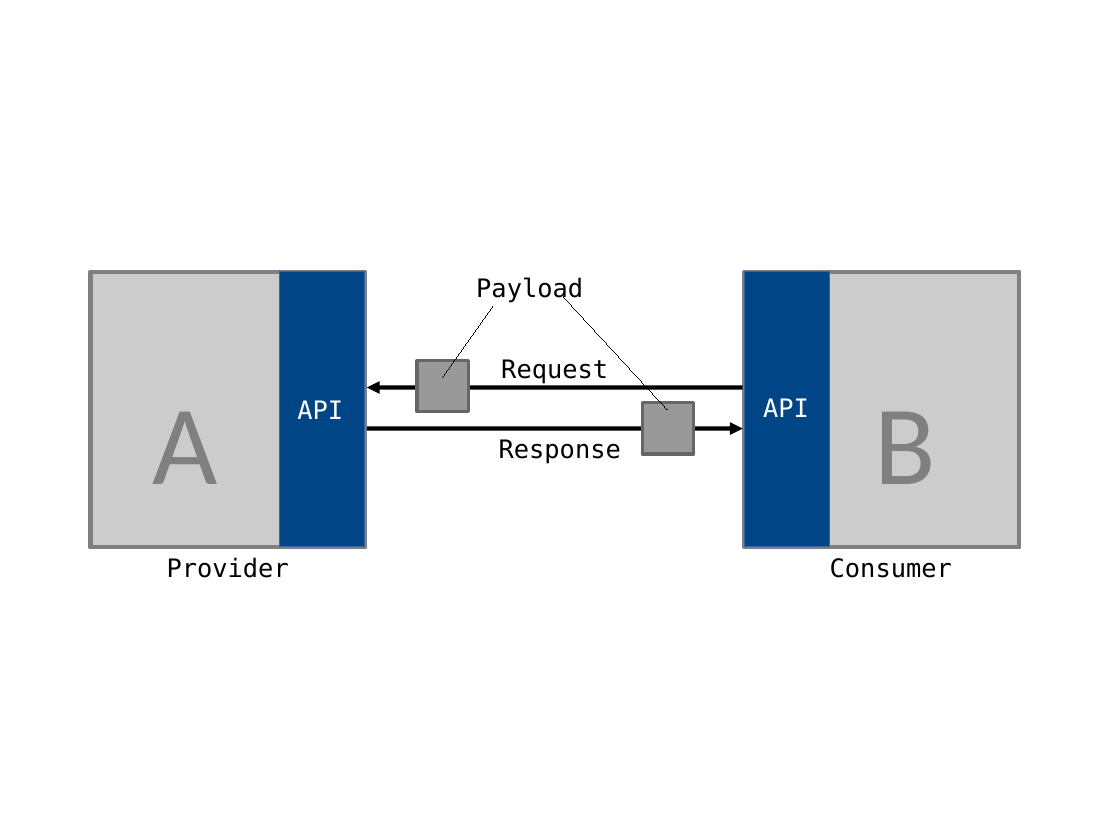
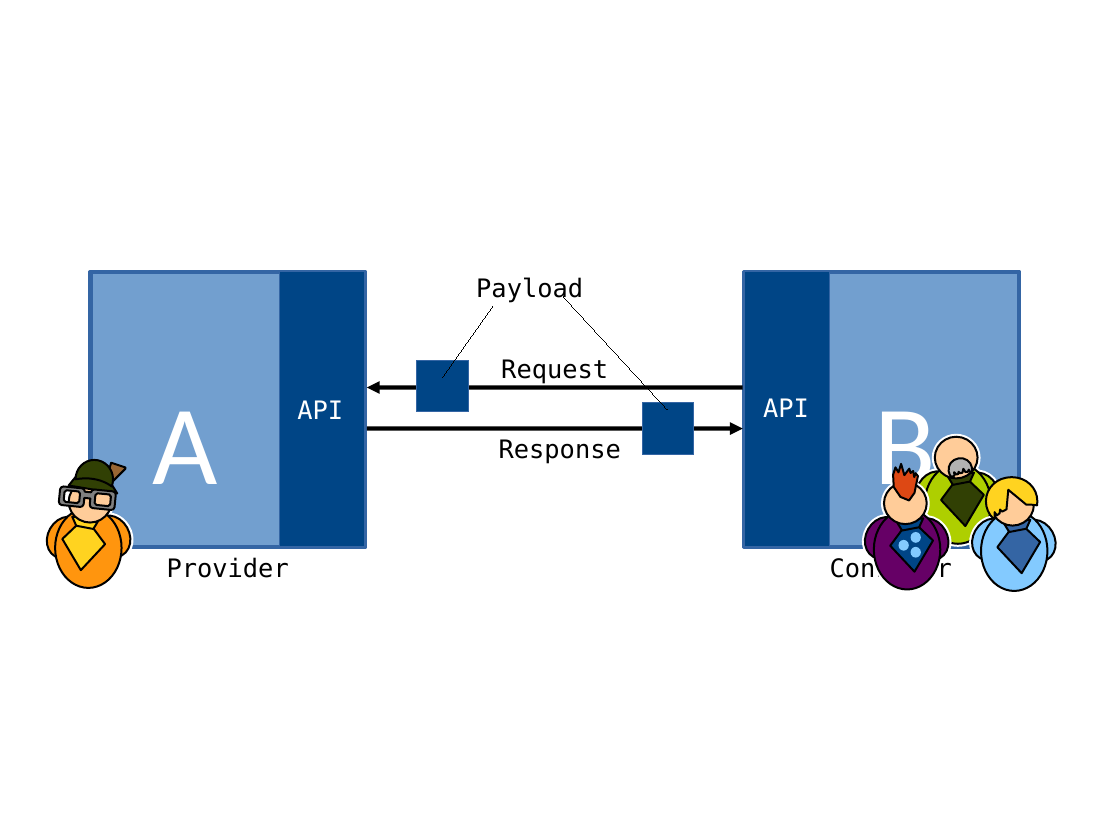
Before and after one commit to xdoo/schema_evolution_demo, a slide deck: slide 6 of Folien.odp (slide 11 before the commit). Drawn at 1120x840 pixels with LibreOffice and Linux fonts; fonts in the diff are those of the drawing. Boxes give left, top, right and bottom in pixels: in the first picture for what was removed or moved away, otherwise in the second. Text is boxed around its words. In the diff, an @@ line names an element or a change of style, - is before the commit and + after.

```diff
--- a/Folien.odp
+++ b/Folien.odp
@@ rectangle at bbox=[90, 272, 365, 547]: fill #CCCCCC to #729FCF @@
@@ rectangle at bbox=[90, 272, 365, 547]: outline #808080 3 pt to #3465A4 3 pt @@
@@ rectangle at bbox=[745, 272, 1019, 547]: fill #CCCCCC to #729FCF @@
@@ rectangle at bbox=[745, 272, 1019, 547]: outline #808080 3 pt to #3465A4 3 pt @@
@@ text "A" at bbox=[153, 411, 218, 484]: text colour #808080 to #FFFFFF @@
@@ rectangle at bbox=[417, 361, 469, 413]: fill #999999 to #004586; outline #666666 2.3 pt to #3465A4 0 pt @@
@@ text "B" at bbox=[875, 411, 936, 511]: text colour #808080 to #FFFFFF @@
@@ rectangle at bbox=[642, 402, 694, 454]: fill #999999 to #004586; outline #666666 2.3 pt to #3465A4 0 pt @@
@@ group added at bbox=[858, 463, 957, 589]: 7 ellipses, 4 freeform shapes @@
@@ group added at bbox=[908, 437, 1007, 544]: 4 freeform shapes, 4 ellipses @@
@@ group added at bbox=[965, 478, 1064, 592]: 4 freeform shapes, 4 ellipses @@
@@ group added at bbox=[39, 460, 138, 588]: 7 freeform shapes, 4 ellipses @@
```
Also in this commit, not shown: 7 other slides changed, 21 slides added, 2 slides removed, 1 other file.
